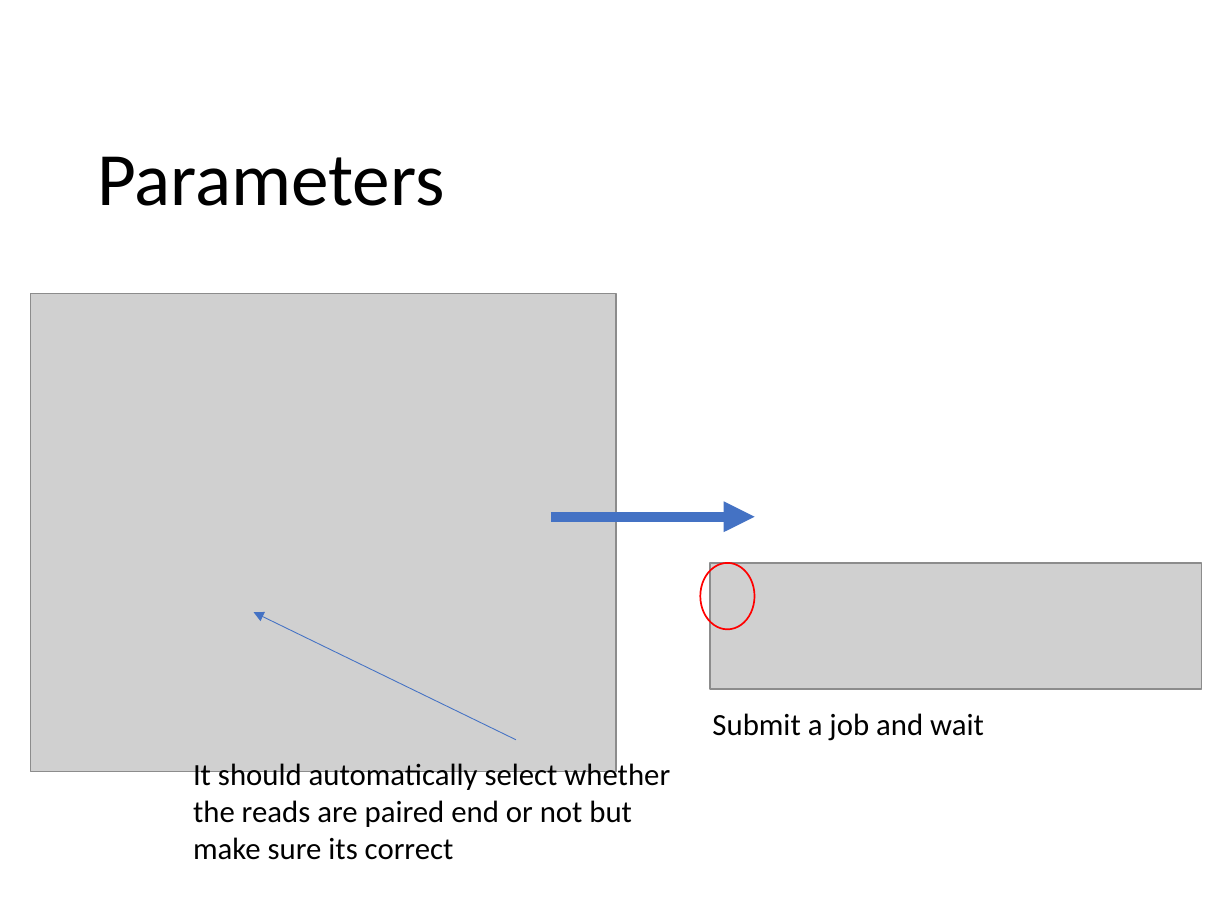
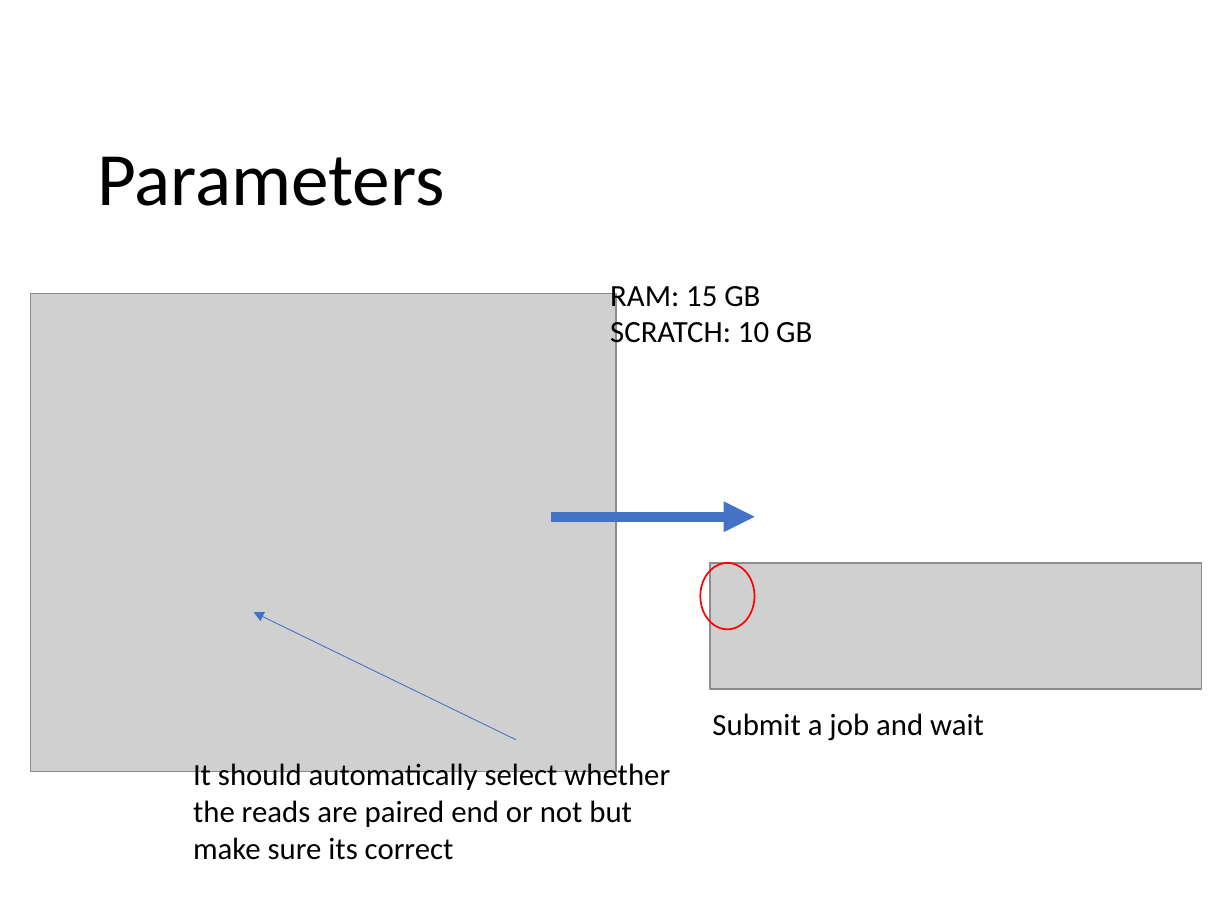
Before and after one commit to zajacn/metagenomics_course_FGCZ, a slide deck: slide 4 of instructions/FastQC.pptx. Drawn at 1232x924 pixels with LibreOffice and Linux fonts; fonts in the diff are those of the drawing; grey boxes stand for pictures; background and template pictures are left out. Boxes give left, top, right and bottom in pixels: in the first picture for what was removed or moved away, otherwise in the second. Text is boxed around its words. In the diff, an @@ line names an element or a change of style, - is before the commit and + after.

```diff
--- a/instructions/FastQC.pptx
+++ b/instructions/FastQC.pptx
@@ text added at [610,286,812,351], 18 pt, text #000000 @@
+RAM: 15 GB
+SCRATCH: 10 GB
```
Also in this commit, not shown: 1 other slide changed, 4 other files.
